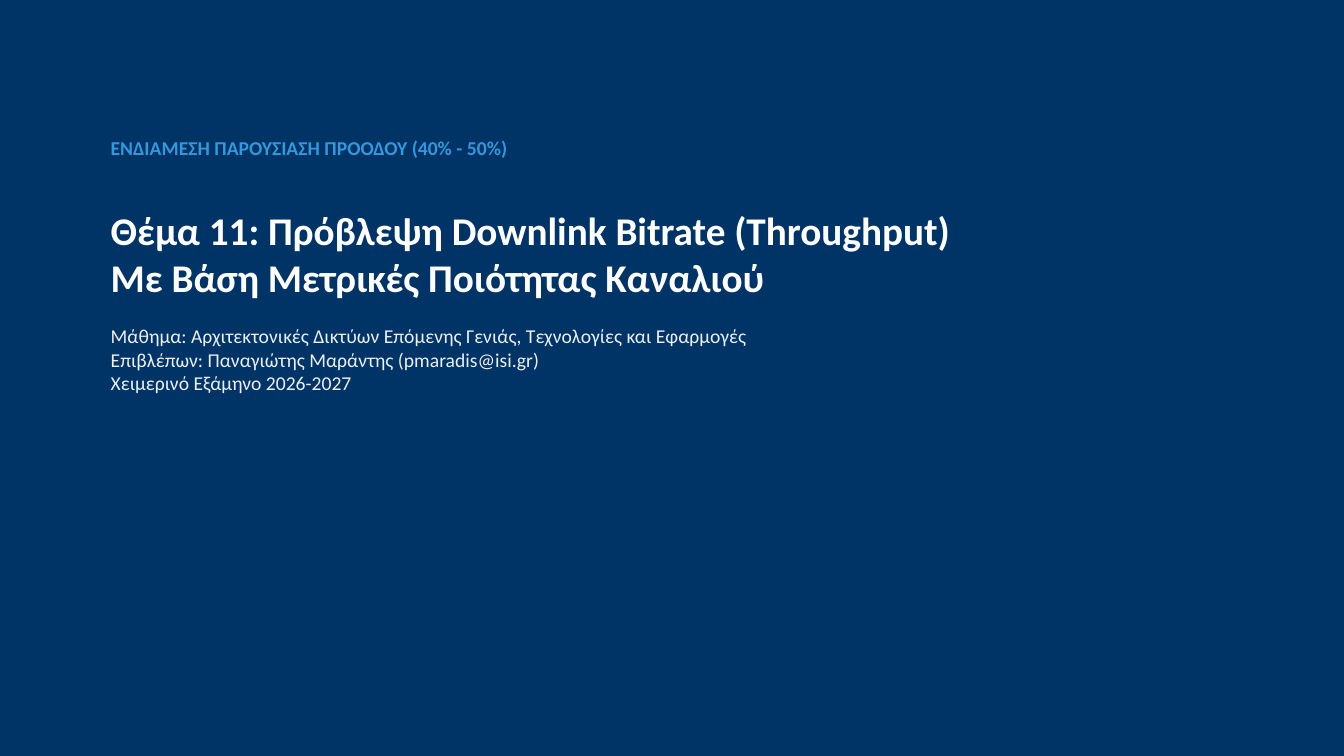
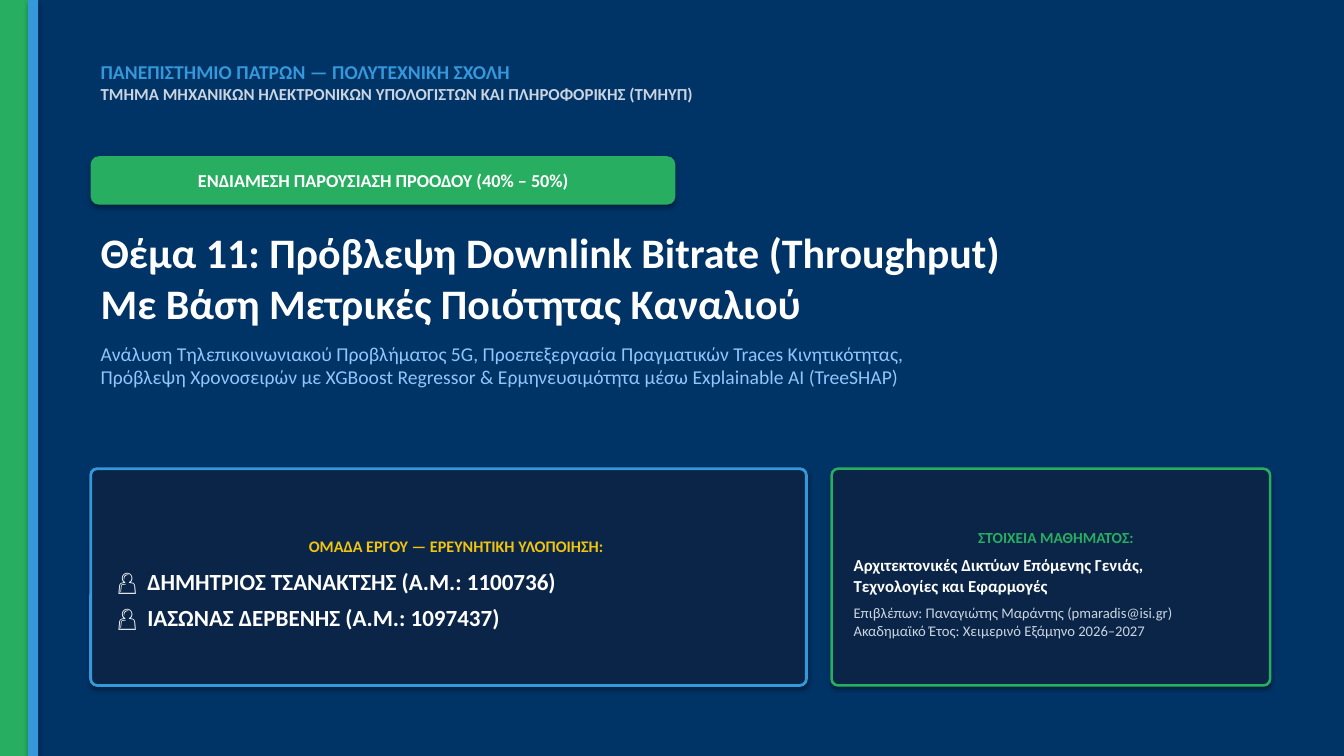
Before and after one commit to ghidrasondenuvos/5g-downlink-bitrate-forecasting, a slide deck: slide 1 of presentation/Endiamesi_Parousiasi_5G_40_50_Percent.pptx. Drawn at 1344x756 pixels with LibreOffice and Linux fonts; fonts in the diff are those of the drawing. Boxes give left, top, right and bottom in pixels: in the first picture for what was removed or moved away, otherwise in the second. Text is boxed around its words. In the diff, an @@ line names an element or a change of style, - is before the commit and + after.

```diff
--- a/presentation/Endiamesi_Parousiasi_5G_40_50_Percent.pptx
+++ b/presentation/Endiamesi_Parousiasi_5G_40_50_Percent.pptx
@@ rectangle added at box(0, 0, 28, 756), fill #27AE60 @@
@@ rectangle added at box(28, 0, 38, 756), fill #3498DB @@
@@ text added at box(101, 66, 692, 103), 12 pt, text #CBD5E1, bold @@
+ΠΑΝΕΠΙΣΤΗΜΙΟ ΠΑΤΡΩΝ — ΠΟΛΥΤΕΧΝΙΚΗ ΣΧΟΛΗ
+ΤΜΗΜΑ ΜΗΧΑΝΙΚΩΝ ΗΛΕΚΤΡΟΝΙΚΩΝ ΥΠΟΛΟΓΙΣΤΩΝ ΚΑΙ ΠΛΗΡΟΦΟΡΙΚΗΣ (ΤΜΗΥΠ)
@@ text at box(111, 141, 507, 158): paragraph removed @@
-ΕΝΔΙΑΜΕΣΗ ΠΑΡΟΥΣΙΑΣΗ ΠΡΟΟΔΟΥ (40% - 50%)
@@ rounded rectangle added at box(91, 156, 676, 205), fill #27AE60, 13 pt, text #FFFFFF, bold @@
+ΕΝΔΙΑΜΕΣΗ ΠΑΡΟΥΣΙΑΣΗ ΠΡΟΟΔΟΥ (40% – 50%)
@@ text "Θέμα 11: Πρόβλεψη Downlink Bitrate ...": place and size @@
-text "Θέμα 11: Πρόβλεψη Downlink Bitrate ..." at box(111, 141, 950, 393)
+text "Θέμα 11: Πρόβλεψη Downlink Bitrate ..." at box(101, 237, 1000, 388)
@@ text at box(101, 237, 1000, 326): size 28 to 30 pt in "Θέμα 11: Πρόβλεψη Downlink Bitrate (Throughput) Με ..."; more space between paragraphs @@
@@ text at box(101, 347, 903, 388): text changed; text colour #ECF0F1 to #93C5FD @@
-Μάθημα: Αρχιτεκτονικές Δικτύων Επόμενης Γενιάς, Τεχνολογίες και Εφαρμογές
-Επιβλέπων: Παναγιώτης Μαράντης (pmaradis@isi.gr)
-Χειμερινό Εξάμηνο 2026-2027
+Ανάλυση Τηλεπικοινωνιακού Προβλήματος 5G, Προεπεξεργασία Πραγματικών Traces Κινητικότητας,
+Πρόβλεψη Χρονοσειρών με XGBoost Regressor & Ερμηνευσιμότητα μέσω Explainable AI (TreeSHAP)
@@ rounded rectangle added at box(91, 469, 807, 686), fill #0A2547, outline #3498DB 2 pt, 16.5 pt, text #FFFFFF, bold @@
+ΟΜΑΔΑ ΕΡΓΟΥ — ΕΡΕΥΝΗΤΙΚΗ ΥΛΟΠΟΙΗΣΗ:
+👤 ΔΗΜΗΤΡΙΟΣ ΤΣΑΝΑΚΤΣΗΣ (Α.Μ.: 1100736)
+👤 ΙΑΣΩΝΑΣ ΔΕΡΒΕΝΗΣ (Α.Μ.: 1097437)
@@ rounded rectangle added at box(832, 469, 1270, 686), fill #0A2547, outline #27AE60 1.8 pt, 10.5 pt, text #CBD5E1 @@
+ΣΤΟΙΧΕΙΑ ΜΑΘΗΜΑΤΟΣ:
+Αρχιτεκτονικές Δικτύων Επόμενης Γενιάς,
+Τεχνολογίες και Εφαρμογές
+Επιβλέπων: Παναγιώτης Μαράντης (pmaradis@isi.gr)
+Ακαδημαϊκό Έτος: Χειμερινό Εξάμηνο 2026–2027
```
Also in this commit, not shown: 17 slides added, 5 slides removed, 35 other files.
